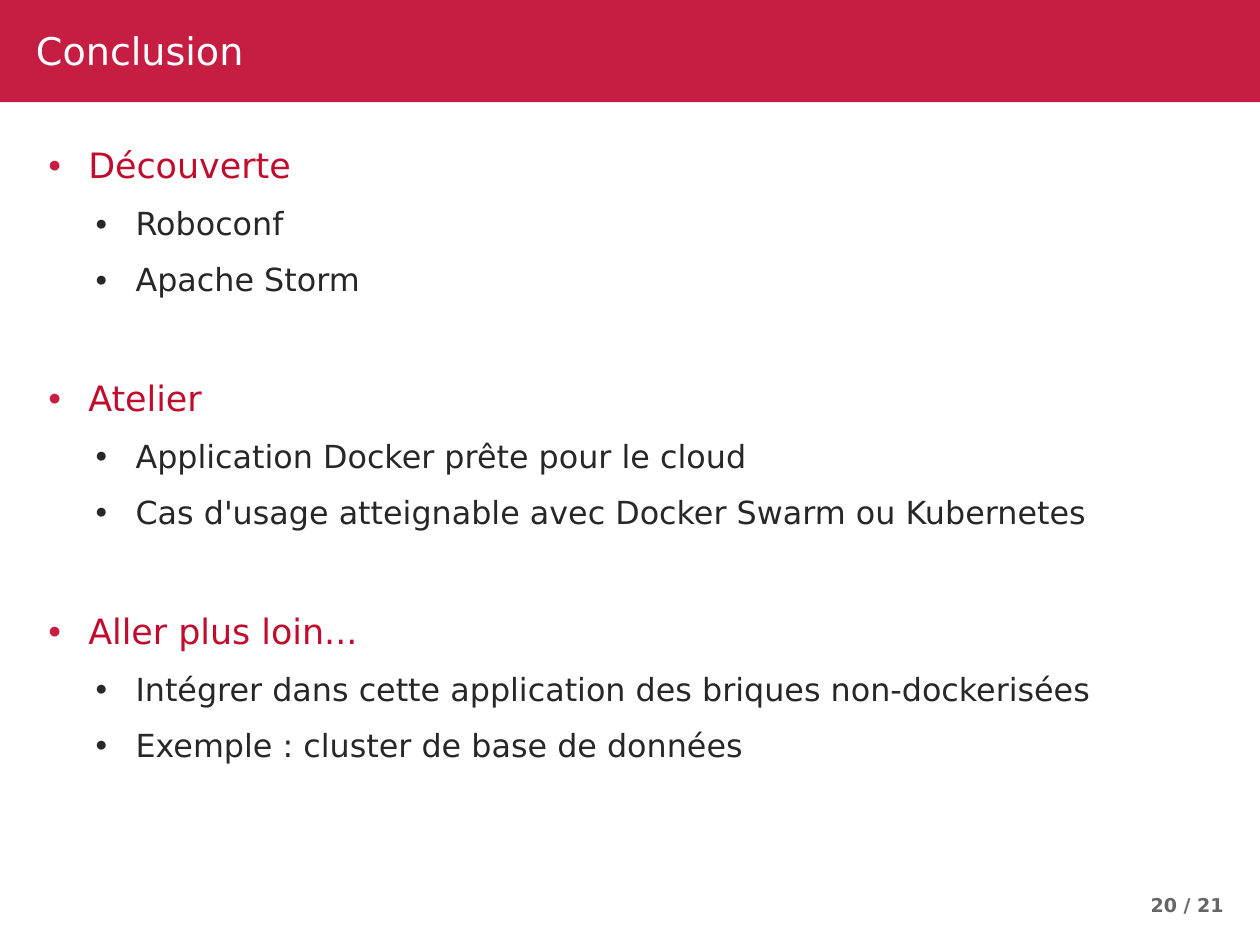
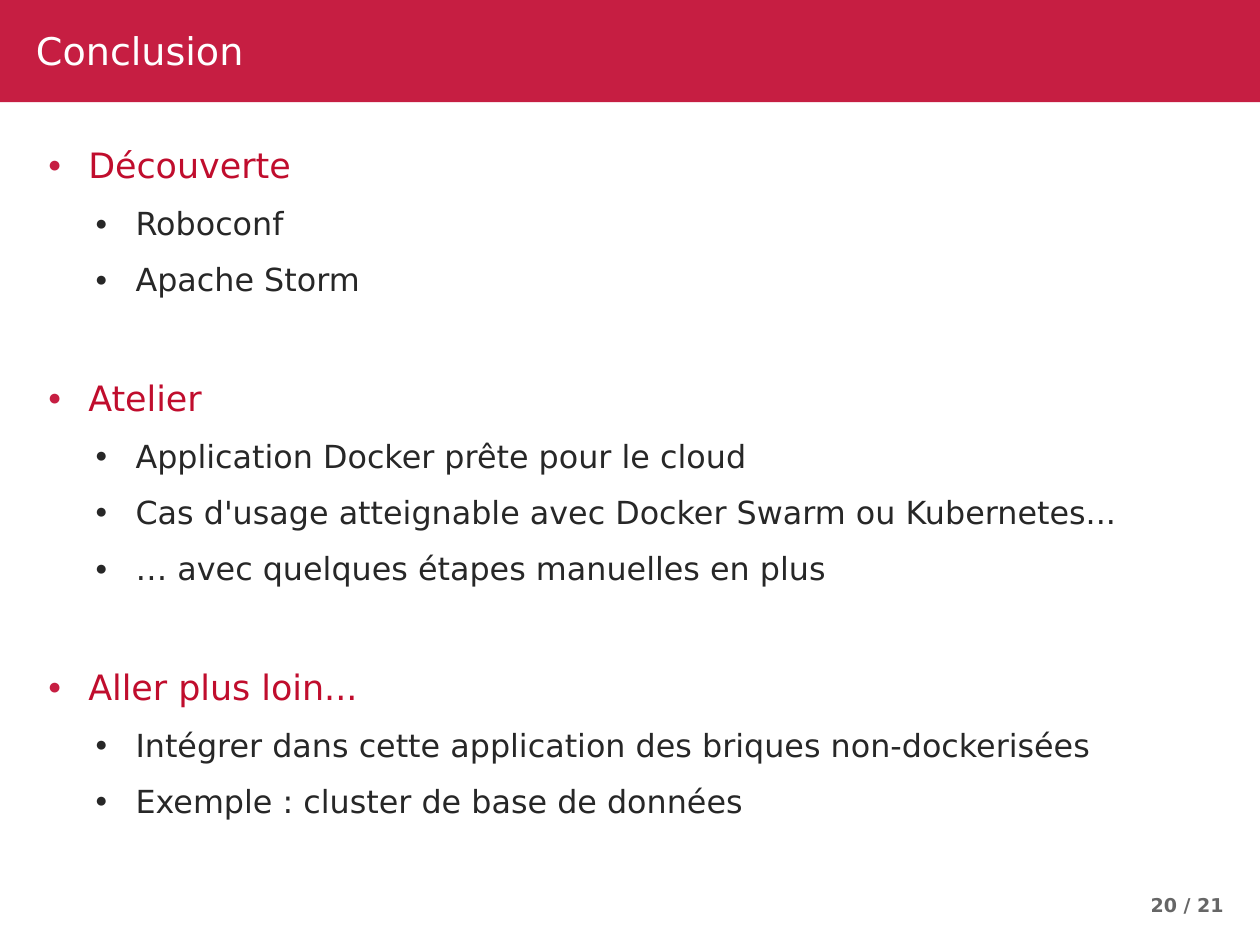
Before and after one commit to roboconf/roboconf.github.io, a slide deck: slide 20 of slides/jdev-2017/JDEV-2017.odp. Drawn at 1260x945 pixels with LibreOffice and Linux fonts; fonts in the diff are those of the drawing; background and template pictures are left out. Boxes give left, top, right and bottom in pixels: in the first picture for what was removed or moved away, otherwise in the second. Text is boxed around its words. In the diff, an @@ line names an element or a change of style, - is before the commit and + after.

```diff
--- a/slides/jdev-2017/JDEV-2017.odp
+++ b/slides/jdev-2017/JDEV-2017.odp
@@ text at [136, 500, 1116, 587]: text changed @@
-  ● Cas d'usage atteignable avec Docker Swarm ou Kubernetes
+  ● Cas d'usage atteignable avec Docker Swarm ou Kubernetes...
+  ● … avec quelques étapes manuelles en plus
```
Also in this commit, not shown: 1 other slide changed, 1 other file.
